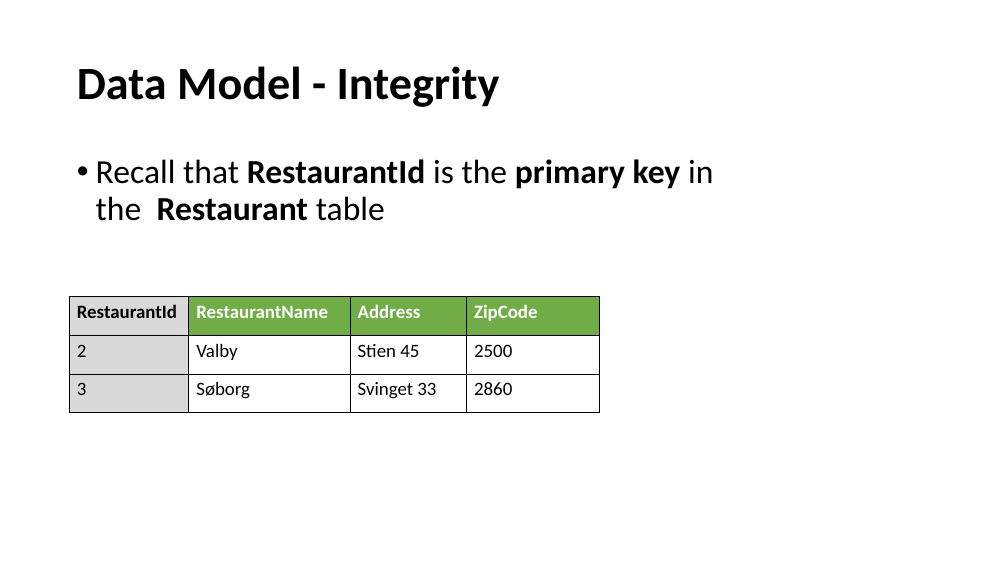
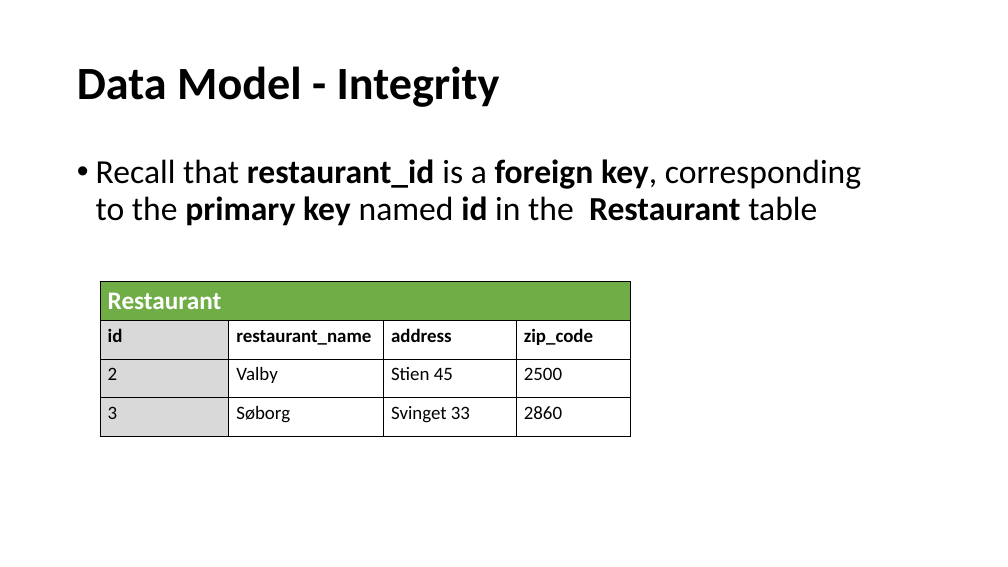
Before and after one commit to perl-easj/OOProg, a slide deck: slide 39 of Chap/DB/Presentations/DBRelationalModel.pptx. Drawn at 1008x567 pixels with LibreOffice and Linux fonts; fonts in the diff are those of the drawing. Boxes give left, top, right and bottom in pixels: in the first picture for what was removed or moved away, otherwise in the second. Text is boxed around its words. In the diff, an @@ line names an element or a change of style, - is before the commit and + after.

Commit message:
Consistency update of DB presentations
Plus DB scripts and a Table template spreadsheet.

```diff
--- a/Chap/DB/Presentations/DBRelationalModel.pptx
+++ b/Chap/DB/Presentations/DBRelationalModel.pptx
@@ text at box(96, 159, 861, 226): text changed; bold off @@
-• Recall that RestaurantId is the primary key in the Restaurant table
+• Recall that restaurant_id is a foreign key, corresponding to the primary key named id in the Restaurant table
@@ table at box(101, 281, 631, 437) @@
-row 1: RestaurantId | RestaurantName | Address | ZipCode
+row 1: Restaurant |  |  | 
+row 2: id | restaurant_name | address | zip_code
@@ table: place and size @@
-table at box(70, 296, 600, 413)
+table at box(101, 281, 631, 437)
```
Also in this commit, not shown: 26 other slides changed, 10 other files.
